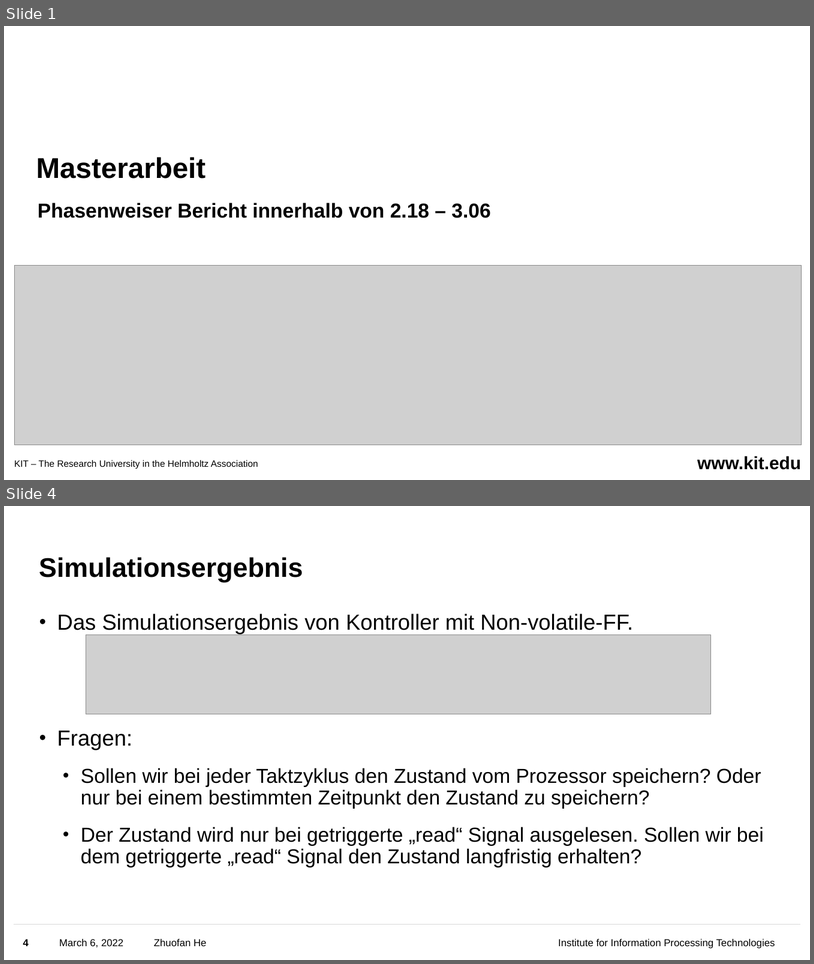
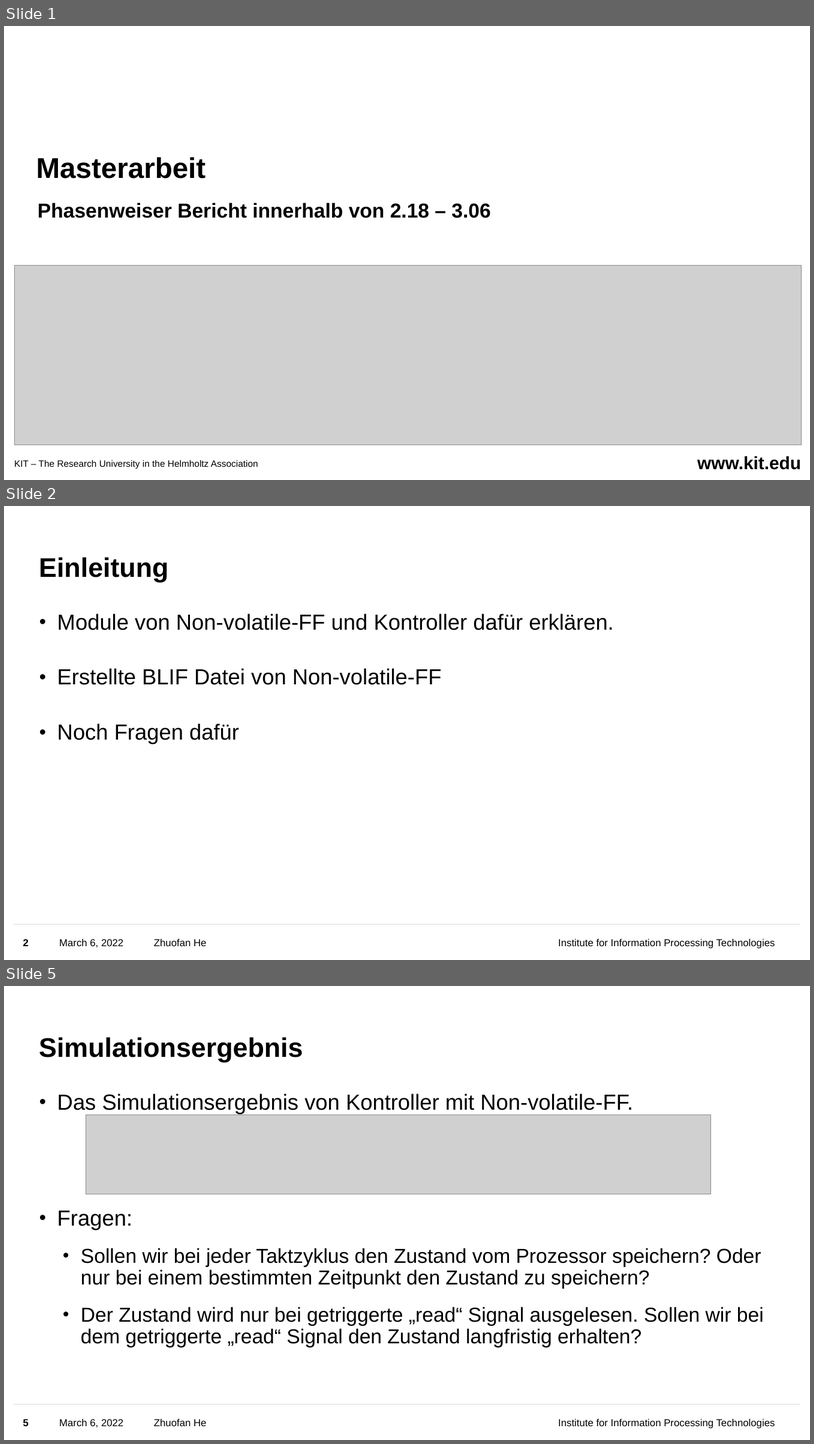
Before and after one commit to feedingmasterHE/MA_Process, a slide deck: 2.18 - 3.06/2.18_3.06_process.pptx. Shown one above the other, each under a label of ours: slides 1 and 4 before the commit, slides 1, 2 and 5 after it; the slides between them are not shown. The pictures are 814x964 and 814x1444 pixels, drawn with LibreOffice and Linux fonts; fonts in the diff are those of the drawing; grey boxes stand for pictures; background and template pictures are left out. Boxes give left, top, right and bottom in pixels: in the first picture for what was removed or moved away, otherwise in the second. Text is boxed around its words. In the diff, an @@ line names an element or a change of style, - is before the commit and + after.

```diff
--- a/2.18 - 3.06/2.18_3.06_process.pptx
+++ b/2.18 - 3.06/2.18_3.06_process.pptx
@@ slide 2 added at (4,506,810,960), background #FFFFFF; not listed: 3 template elements that a slide beside it also shows @@
@@ title added at (39,557,168,582), 32 pt, text #000000, bold @@
+Einleitung
@@ text added at (57,613,614,744), 26 pt, text #000000 @@
+• Module von Non-volatile-FF und Kontroller dafür erklären.
+• Erstellte BLIF Datei von Non-volatile-FF
+• Noch Fragen dafür
@@ page number added at (23,939,29,946), 12 pt, text #000000, bold @@
+2
@@ text added at (59,939,123,947), 12 pt, text #000000 @@
+March 6, 2022
@@ what was slide 4 is now slide 5 @@
@@ page number at (23,1419,29,1426): text changed @@
-4
+5
```
Also in this commit, not shown: 3 slides changed.
